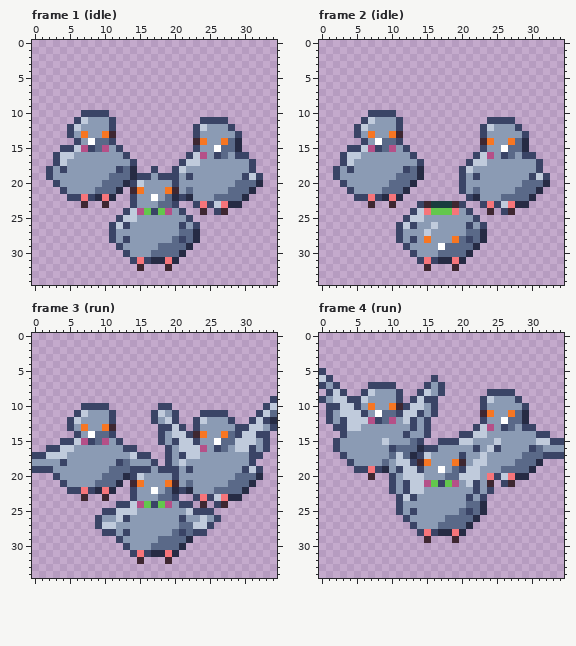
Pixel-art file: art/skins-animals/chase-pigeons@88.aseprite. Above is the file before it was changed.
35x35 pixels, 4 frames. Shown: frame 1 (idle), frame 2 (idle), frame 3 (run), frame 4 (run).
The result:
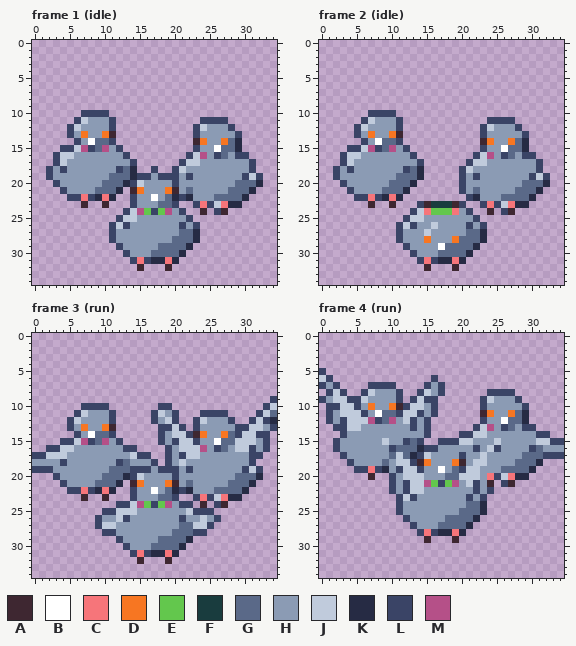
Palette (. is transparent): A #3e2731  B #ffffff  C #f6757a  D #f77622  E #63c74d  F #193c3e  G #5a6988  H #8b9bb4  J #c0cbdc  K #262b44  L #3a4466  M #b55088
From old to new:
--- frame 1 (idle)
@@ x 11..23 @@
 27 LHHHHHHHHHGGK
-28 LHLHHHHHHGLGK
+28 LHHHHHHHHGGGK
 29 .LHHHHHGGGGK.
--- frame 2 (idle)
@@ x 11..23 @@
 27 LHHHJHHHHHGGK
-28 LHLHDHHHDGLGK
+28 LHHHDHHHDGGGK
 29 .LHHHHBGGGGK.
--- frame 3 (run)
@@ x 11..23 @@
 27 JHHHHHHHHHGGJ
-28 LHLHHHHHHGLGL
+28 LHHHHHHHHGGGL
 29 .LHHHHHGGGGK.
--- frame 4 (run)
@@ x 10..14 @@
 13 HHHLH
-14 HHLHH
-15 HHHGL
+14 HHHHH
+15 HHLGL
 16 LGGGK
@@ x 11..23 @@
 24 LHHHHHHHHHGGK
-25 LHLHHHHHHGLGK
+25 LHHHHHHHHGGGK
 26 .LHHHHHGGGGK.
